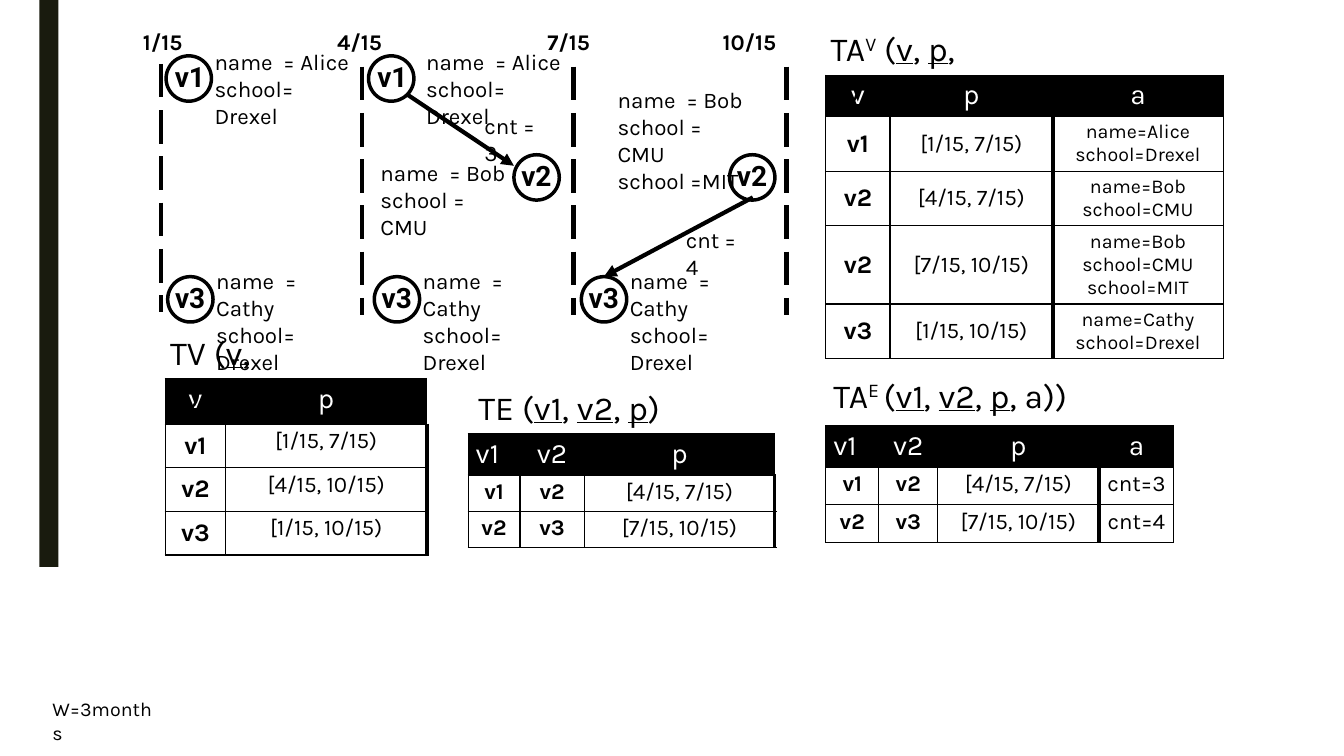
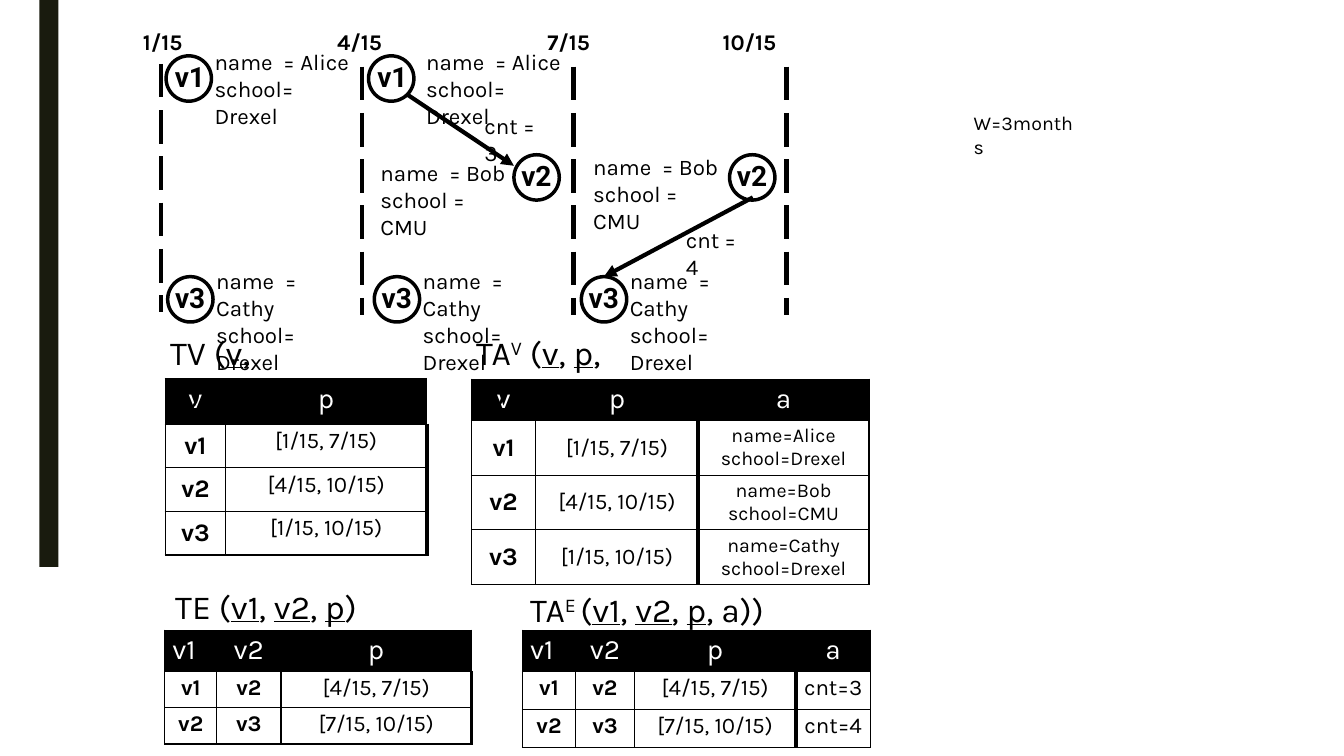
Before and after one commit to PortalDB/portal, a slide deck: slide 3 of paper/sigmod2017/figs/model.pptx. Drawn at 1344x756 pixels with LibreOffice and Linux fonts; fonts in the diff are those of the drawing. Boxes give left, top, right and bottom in pixels: in the first picture for what was removed or moved away, otherwise in the second. Text is boxed around its words. In the diff, an @@ line names an element or a change of style, - is before the commit and + after.

```diff
--- a/paper/sigmod2017/figs/model.pptx
+++ b/paper/sigmod2017/figs/model.pptx
@@ text "W=3months": place and size @@
-text "W=3months" at [52, 702, 152, 717]
+text "W=3months" at [974, 116, 1074, 131]
@@ text "name = Bob": place and size @@
-text "name = Bob" at [618, 92, 742, 195]
+text "name = Bob" at [593, 159, 718, 230]
@@ text at [618, 168, 738, 195]: paragraph removed @@
-school =MIT
@@ text "TAV (v, p, a)": place and size @@
-text "TAV (v, p, a)" at [831, 36, 955, 104]
+text "TAV (v, p, a)" at [476, 341, 601, 408]
@@ table at [472, 379, 869, 584] @@
-row 3: v2 | [4/15, 7/15) | name=Bob / school=CMU
-row 4: v2 | [7/15, 10/15) | name=Bob / school=CMU school=MIT
+row 3: v2 | [4/15, 10/15) | name=Bob / school=CMU
@@ table: place and size @@
-table at [826, 76, 1223, 359]
+table at [472, 379, 869, 584]
@@ text "TE (v1, v2, p)": place and size @@
-text "TE (v1, v2, p)" at [478, 395, 660, 428]
+text "TE (v1, v2, p)" at [175, 594, 357, 627]
@@ text "TAE (v1, v2, p, a))": place and size @@
-text "TAE (v1, v2, p, a))" at [884, 383, 1067, 416]
+text "TAE (v1, v2, p, a))" at [580, 597, 763, 631]
@@ table: place and size @@
-table at [468, 434, 774, 547]
+table at [165, 630, 472, 744]
@@ table: place and size @@
-table at [826, 425, 1174, 542]
+table at [522, 630, 870, 747]
```
Also in this commit, not shown: 7 other slides changed, 2 slides added, 17 other files.
